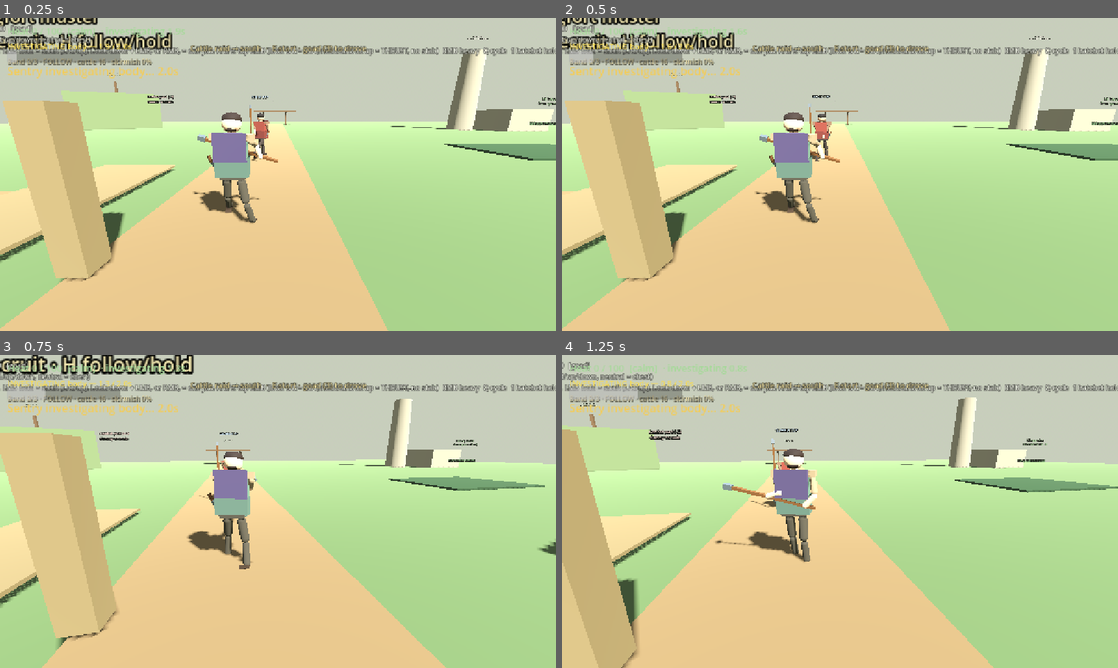
Above: before the commit, frames 1-4 (two rows, left to right).
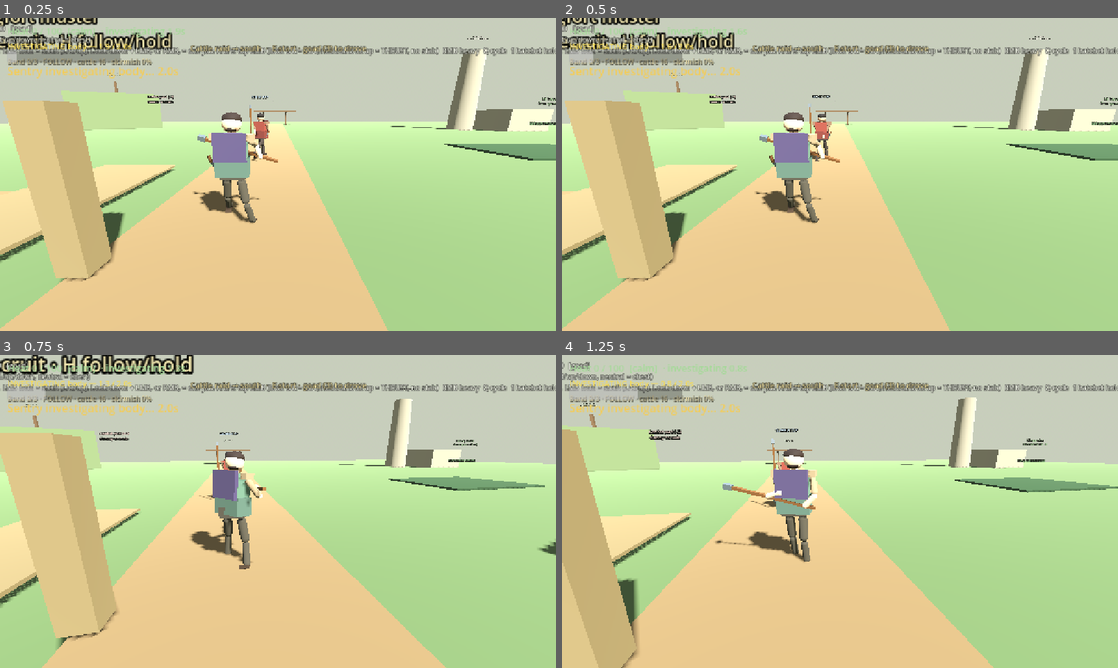
Above: after the commit, the same moments.

Repository: fortins4/devPlayground
Game: Godot game, scene res://scenes/main/main.tscn
Two runs of this game, one before a commit and one after it. Both use one fixed random seed, a clock stepped at 60 frames per second and the inputs below.
Inputs (mouse positions are in pixels of both pictures, inside the frame that each line leads up to):
- Up to frame 1 (0.25 s): no input
- Up to frame 2 (0.5 s): no input
- Up to frame 3 (0.75 s): tap Enter at 0.5 s; move the mouse to (305, 511) at 0.52 s; hold W (move_forward) from 0.53 s (still down); hold Right mouse button (attack_heavy) from 0.53 s (still down); click (305, 511) at 0.67 s
- Up to frame 4 (1.25 s): keep holding W (move_forward); keep holding Right mouse button (attack_heavy); tap Space (jump) at 0.77 s

Frames 1-2 are identical in both runs. In frame 3, 1.1% of the frame differs, in the area x 33-48%, y 30-64%; in frame 4, nothing differs.

Commit message:
fix(combat): jab thrust rides the flank so the shaft clears the torso with both hands on
Old jab keys ran the wood down the body centreline; palms (reach ~0.53 m)
could not reach it so _grip_shaft_at_y skipped and the shaft floated through
the tunic. Jab now keys butt outside the right flank (mirrored when the guard
holds the butt left), tip converging on centreline, chest yaw -32 deg so both
palms seat. Jab-only paths; non-jab swings unchanged.

Diff:
--- a/scripts/characters/player/player_controller.gd
+++ b/scripts/characters/player/player_controller.gd
@@ -143,6 +143,10 @@
 ## Non-jab swings. The jab leaves this clear so its blend is not retuned.
 var _swing_arc_live: bool = false
 var _swing_arc_aim: Vector2 = Vector2.ZERO
+## Jab thrust rides the LEFT flank (mirrored) when the live start holds the
+## butt on the left — e.g. the low guard. Flipping it end-over-end to the
+## right flank cut through the chest.
+var _jab_mirror: bool = false
 var _swing_from_slide: float = 0.0
 var _swing_to_slide: float = 0.0
 ## Body sample only. The shaft arc is solved after the spine has turned.
@@ -1453,6 +1457,7 @@
 	# Pure top aim (high face) keeps the overhead bar; do not face-lift it away.
 	var overhead_start := absf(_swing_arc_aim.x) < 0.05 and _swing_arc_aim.y < -0.5
 	var jab_start := absf(_swing_arc_aim.x) < 0.05 and _swing_arc_aim.y > 0.5
+	_jab_mirror = jab_start and live_butt.x < 0.0
 	var bar_high := minf(live_butt.y, live_tip.y) > 1.55 and absf(live_butt.y - live_tip.y) < 0.20
 	# Jab keeps the live chamber; a face-lift turned the thrust into a side sweep.
 	if not (overhead_start or bar_high or jab_start):
@@ -1521,13 +1526,23 @@
 		_swing_line(Vector3(0.26, 1.36, -0.62), Vector3(0.10, -0.85, -0.68)),
 		_swing_line(Vector3(0.18, 1.26, -0.52), Vector3(0.06, -0.98, -0.40)),
 	]
-	# Uncharged / look-down jab: chamber → mid-thrust → extend → recover. Face −Z.
+	# Uncharged / look-down jab: chamber → mid-thrust → extend → recover.
+	# Spear thrust: the butt rides OUTSIDE the right flank and the tip finishes
+	# on the centre line. The chest turns right (_jab_chest_yaw) so the left
+	# palm reaches the wood. The old keys ran the wood straight down the body
+	# centreline, out of reach of both palms (~0.53 m arms): grips skipped,
+	# hands stayed at the body and the shaft read as threading the tunic.
+	var jab_dir := Vector3(-0.35, -0.10, -0.93)
 	var bottom: Array = [
-		_swing_line(Vector3(0.10, 1.08, -0.32), Vector3(0.06, 0.20, -0.95)),
-		_swing_line(Vector3(0.08, 0.98, -0.58), Vector3(0.04, 0.08, -1.18)),
-		_swing_line(Vector3(0.06, 0.90, -0.78), Vector3(0.03, 0.02, -1.28)),
-		_swing_line(Vector3(0.08, 0.96, -0.48), Vector3(0.04, 0.10, -1.00)),
+		_swing_line(Vector3(0.53, 1.30, 0.36), jab_dir),
+		_swing_line(Vector3(0.48, 1.28, 0.25), jab_dir),
+		_swing_line(Vector3(0.45, 1.27, 0.18), jab_dir),
+		_swing_line(Vector3(0.40, 1.00, -0.36), Vector3(-0.92, 0.20, -0.33)),
 	]
+	if _jab_mirror:
+		var flip := Vector3(-1.0, 1.0, 1.0)
+		for k in bottom.size():
+			bottom[k] = [(bottom[k][0] as Vector3) * flip, (bottom[k][1] as Vector3) * flip]
 	var out: Array = []
 	for i in 4:
 		var butt: Vector3 = (left[i][0] as Vector3) * w_left + (right[i][0] as Vector3) * w_right + (top[i][0] as Vector3) * w_top + (bottom[i][0] as Vector3) * w_bot
@@ -1581,9 +1596,12 @@
 		else:
 			butt_w = held[0]
 			tip_w = held[1]
-	var cleared: Array = _slide_line_off_body(butt_w, tip_w)
-	butt_w = cleared[0]
-	tip_w = cleared[1]
+	# Jab keys are authored clear of the flank (see _continuous_swing_keys).
+	# The generic slide's neck zone caught the flank line and shoved it wide.
+	if not jabbing:
+		var cleared: Array = _slide_line_off_body(butt_w, tip_w)
+		butt_w = cleared[0]
+		tip_w = cleared[1]
 	# Side: seat at shoulders. Top: high seat LAST along the clear-key axis —
 	# a follow-up body slide shoved stations back out of reach.
 	if overhead:
@@ -1606,18 +1624,22 @@
 				butt_w += face_h * minf(need, 0.08)
 				tip_w += face_h * minf(need, 0.08)
 	elif jabbing:
-		# Keep the thrust on the face line; side shoulder seat bent it into a sweep.
-		var cleared_j: Array = _slide_line_off_body(butt_w, tip_w)
-		butt_w = cleared_j[0]
-		tip_w = cleared_j[1]
+		# No shoulder seat (bent it into a sweep) and no body slide (shoved it
+		# wide). The authored flank line already clears the tunic.
+		pass
 	else:
 		var seated: Array = _seat_charged_shaft_at_shoulders(butt_w, tip_w)
 		butt_w = seated[0]
 		tip_w = seated[1]
 	var goad := _place_continuous_shaft(butt_w, tip_w)
 	if goad:
-		_grip_shaft_at_y(goad, "right_arm", "right_forearm", 0.14)
-		_grip_shaft_at_y(goad, "left_arm", "left_forearm", 0.46)
+		if jabbing and _jab_mirror:
+			# Mirrored thrust: the left hand is the rear (butt) hand.
+			_grip_shaft_at_y(goad, "left_arm", "left_forearm", 0.14)
+			_grip_shaft_at_y(goad, "right_arm", "right_forearm", 0.46)
+		else:
+			_grip_shaft_at_y(goad, "right_arm", "right_forearm", 0.14)
+			_grip_shaft_at_y(goad, "left_arm", "left_forearm", 0.46)
 
 
 func _continuous_line_at(u: float) -> Array:
@@ -1635,6 +1657,16 @@
 	if overhead:
 		butt = _overhead_clear_quad(_swing_keys_butt[i], _swing_keys_butt[i + 1], t)
 		tip = _overhead_clear_quad(_swing_keys_tip[i], _swing_keys_tip[i + 1], t)
+	elif absf(_swing_arc_aim.x) < 0.05 and _swing_arc_aim.y > 0.5:
+		# Jab: straight travel along the thrust. The face-quad bowed the butt
+		# toward the centre line and back into the tunic.
+		var s := t * t * (3.0 - 2.0 * t)
+		butt = _swing_keys_butt[i].lerp(_swing_keys_butt[i + 1], s)
+		# Turn the wood (slerp) instead of sliding the tip — a tip lerp
+		# shortened the chord and let the palm stations drift off the hands.
+		var d0: Vector3 = (_swing_keys_tip[i] - _swing_keys_butt[i]).normalized()
+		var d1: Vector3 = (_swing_keys_tip[i + 1] - _swing_keys_butt[i + 1]).normalized()
+		tip = butt + d0.slerp(d1, s) * 1.30
 	else:
 		butt = _face_quad(_swing_keys_butt[i], _swing_keys_butt[i + 1], t)
 		tip = _face_quad(_swing_keys_tip[i], _swing_keys_tip[i + 1], t)
@@ -1691,6 +1723,17 @@
 	if _swing_follow_pose.has("hips"):
 		b = (_swing_follow_pose["hips"] as Vector3).y
 	return (b - a) * 0.55 * clampf(u, 0.0, 1.0)
+
+
+func _jab_chest_yaw(u: float) -> float:
+	## Degrees. Chest turns right into the thrust so the left shoulder comes
+	## forward and both palms stay on the wood beside the flank. Eases in
+	## over the chamber and out through the settle.
+	const JAB_CHEST_YAW_DEG := -32.0
+	var e_in := clampf(u / 0.18, 0.0, 1.0)
+	var e_out := clampf((1.0 - u) / 0.30, 0.0, 1.0)
+	var env := minf(e_in * e_in * (3.0 - 2.0 * e_in), e_out * e_out * (3.0 - 2.0 * e_out))
+	return JAB_CHEST_YAW_DEG * env * (-1.0 if _jab_mirror else 1.0)
 
 
 func _swing_body_at(u: float) -> Dictionary:
@@ -1725,6 +1768,11 @@
 		elif key == "hips" or key == "torso" or key == "head":
 			var v := a
 			v.y = a.y + _swing_yaw(turn)
+			if jabbing and key == "torso":
+				v.y += _jab_chest_yaw(u)
+			elif jabbing and key == "head":
+				# Eyes stay on the target while the chest turns.
+				v.y -= _jab_chest_yaw(u)
 			if key != "head":
 				var dive := -0.04 * lean if overhead else -0.16 * lean
 				v.x = lerpf(a.x, b.x, 0.35 * turn) + dive
